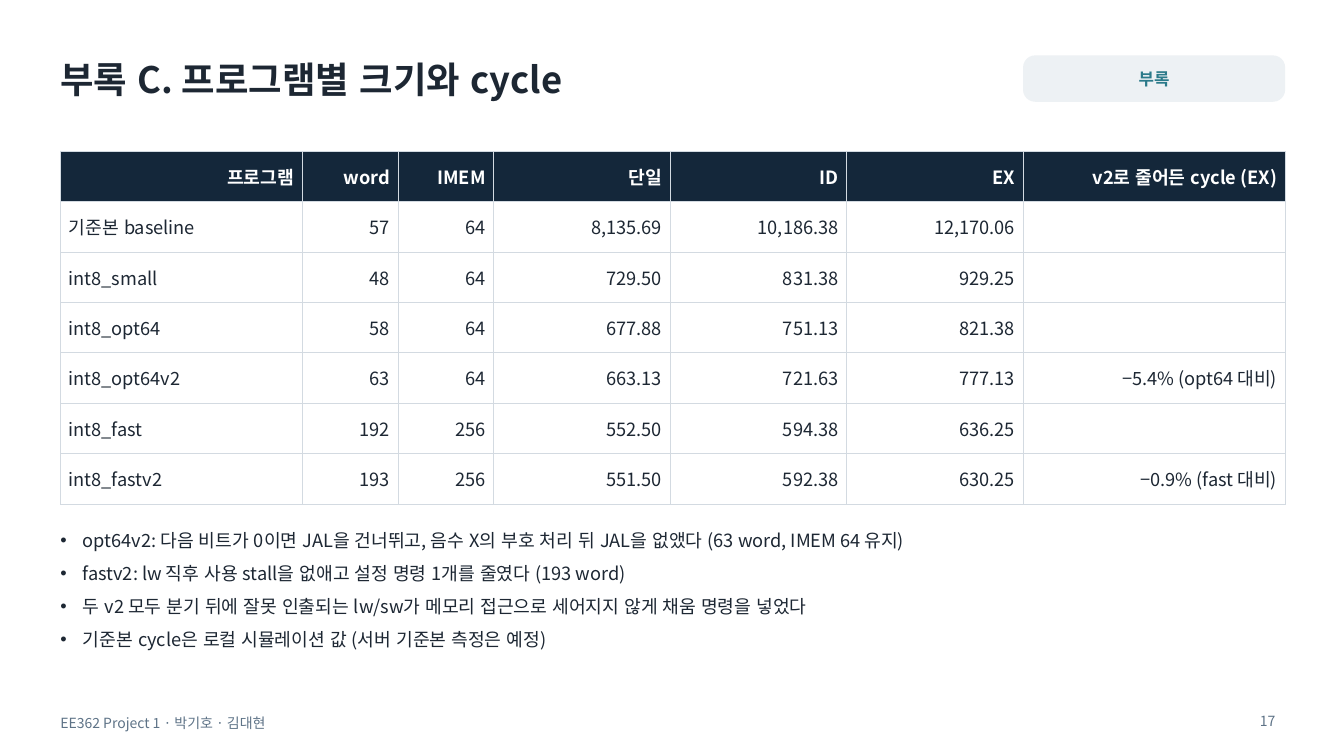
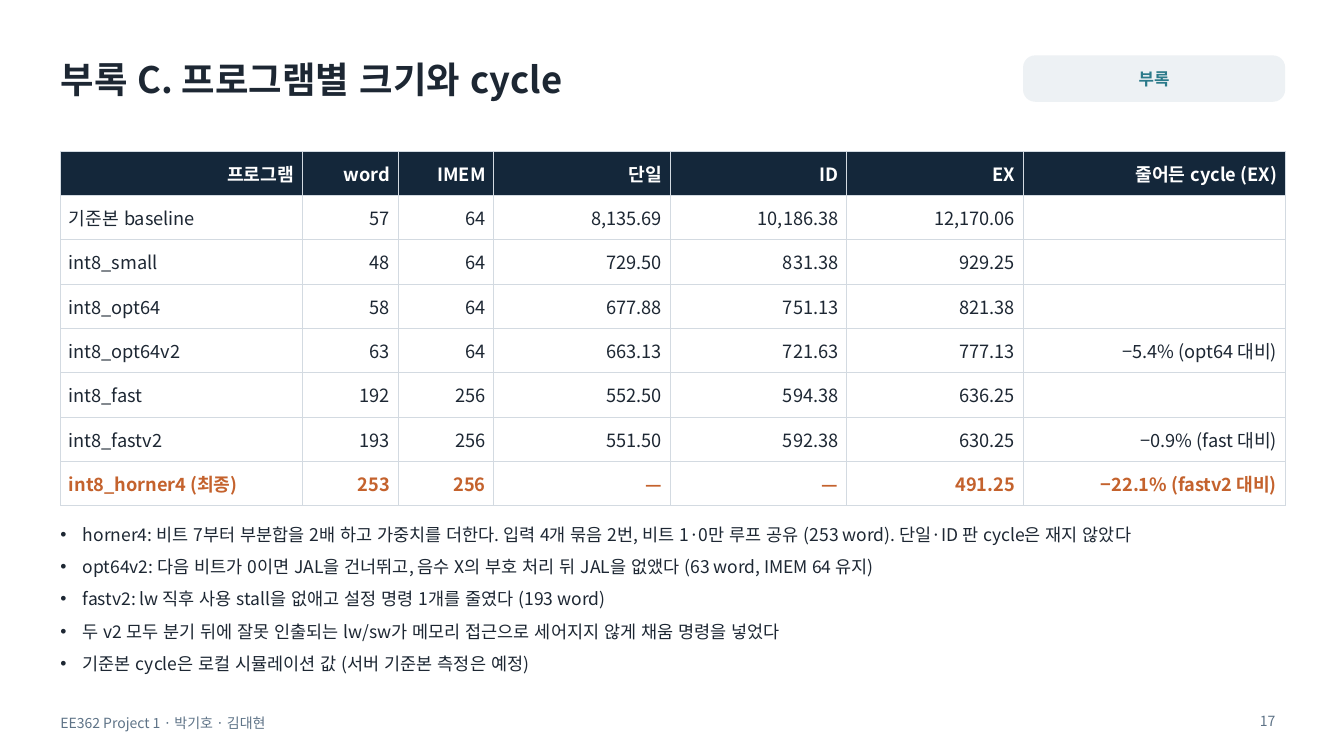
Before and after one commit to ttkpark/DICE_Project, a slide deck: slide 17 of Project_1/Project1_R1p7_Update_20261112/presentation/project1.pptx. Drawn at 1344x756 pixels with LibreOffice and Linux fonts; fonts in the diff are those of the drawing. Boxes give left, top, right and bottom in pixels: in the first picture for what was removed or moved away, otherwise in the second. Text is boxed around its words. In the diff, an @@ line names an element or a change of style, - is before the commit and + after.

```diff
--- a/Project_1/Project1_R1p7_Update_20261112/presentation/project1.pptx
+++ b/Project_1/Project1_R1p7_Update_20261112/presentation/project1.pptx
@@ table at (60,151,1286,499) @@
-row 1, column 7: v2로 줄어든 cycle (EX)
+row 1, column 7: 줄어든 cycle (EX)
+row 8: int8_horner4 (최종) | 253 | 256 | — | — | 491.25 | −22.1% (fastv2 대비)
@@ text at (83,526,1131,545): paragraph added @@
+• horner4: 비트 7부터 부분합을 2배 하고 가중치를 더한다. 입력 4개 묶음 2번, 비트 1·0만 루프 공유 (253 word). 단일·ID 판 cycle은 재지 않았다
@@ text at (83,558,873,674): size 13 to 12.5 pt in "opt64v2: 다음 비트가 0이면 JAL을 건너뛰고, 음수 ...", "fastv2: lw 직후 사용 stall을 없애고 설정 ...", "두 v2 모두 분기 뒤에 잘못 인출되는 ...", "기준본 cycle은 로컬 시뮬레이션 값 (서버 기준본 ..." @@
```
Also in this commit, not shown: 15 other slides changed, 6 other files.
